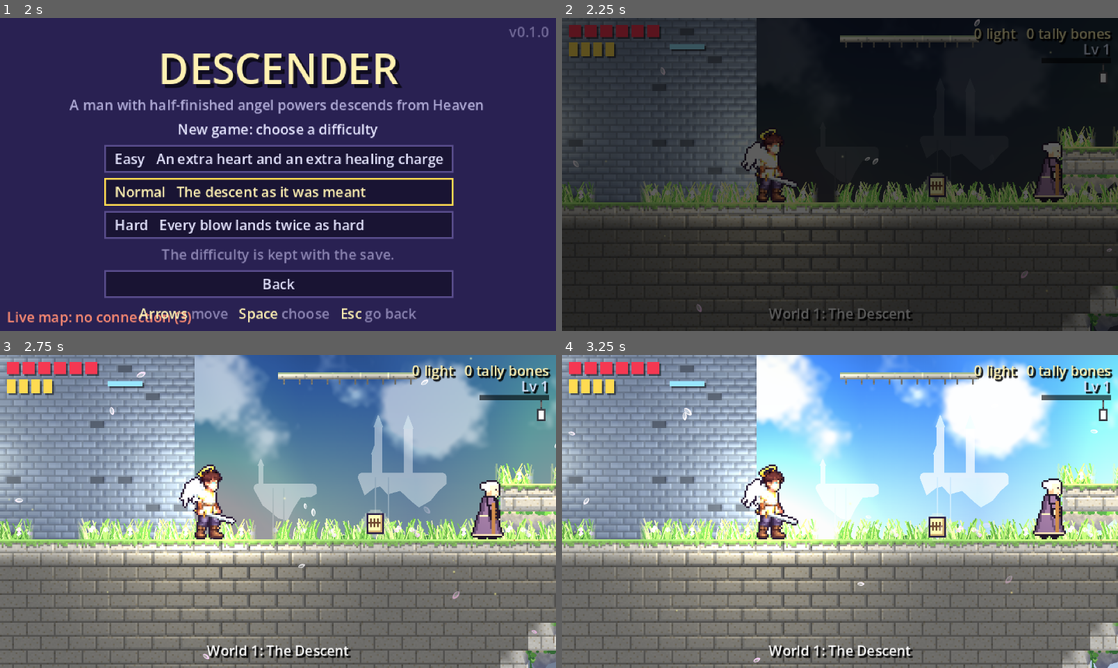
Above: before the commit, frames 1-4 (two rows, left to right).
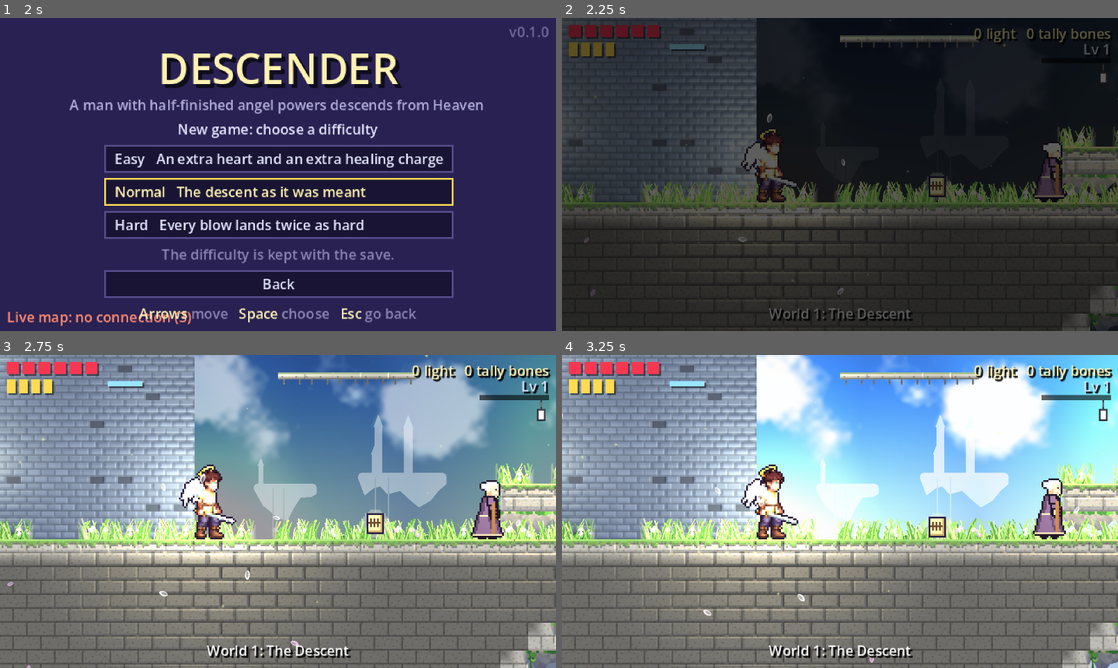
Above: after the commit, the same moments.

Repository: IhorBalan/descender-game
Game: Godot game, scene res://scenes/title.tscn
The game is run twice, just before and just after one commit, with the same random seed, the same clock (stepped at 60 frames per second) and the same inputs.
Inputs (mouse positions are in pixels of both pictures, inside the frame that each line leads up to):
- Up to frame 1 (2 s): click "New Game" at 0.5 s; click "1 Empty" at 1.25 s
- Up to frame 2 (2.25 s): click "Easy An extra heart and an ex…" at 2 s
- Up to frame 3 (2.75 s): no input
- Up to frame 4 (3.25 s): tap Enter (ui_accept) at 2.75 s; drag from (840, 646) to (828, 498) at 2.77 s

Frame 1 is identical in both runs. In frame 2, 0.2% of the frame differs, in the area x 2-100%, y 0-95%; in frame 3, 0.4%, in the area x 1-100%, y 0-100%; in frame 4, 0.3%.
Error before the commit: Parse Error: Cannot find member "PROMPT_COLOR" in base "Interactable". (res://scripts/checkpoint.gd:40)

Commit message:
Fix main after the gamepad merge and draw the camp prompts for the device in hand
The checkpoint's camp prompt still read Interactable.PROMPT_COLOR, which
the gamepad change removed, so main failed to compile it. The prompt, the
skill point message and the camp and skill menu hints now use PromptLabel
and Prompts tokens, like the other menus.

Co-Authored-By: Claude Opus 5.5 <noreply@anthropic.com>
Claude-Session: https://claude.ai/code/session_01XTesSokYgo8MQeiCtYCiMP

Diff:
--- a/scenes/checkpoint_menu.tscn
+++ b/scenes/checkpoint_menu.tscn
@@ -1,10 +1,11 @@
-[gd_scene load_steps=6 format=3]
+[gd_scene load_steps=7 format=3]
 
 [ext_resource type="Script" path="res://scripts/ui/checkpoint_menu.gd" id="1_camp"]
 [ext_resource type="Theme" path="res://assets/ui_theme.tres" id="2_theme"]
 [ext_resource type="PackedScene" path="res://scenes/inventory_menu.tscn" id="3_pack"]
 [ext_resource type="PackedScene" path="res://scenes/skill_menu.tscn" id="4_skills"]
 [ext_resource type="PackedScene" path="res://scenes/map_screen.tscn" id="5_map"]
+[ext_resource type="Script" path="res://scripts/ui/prompt_label.gd" id="9_prompt"]
 
 [node name="CheckpointMenu" type="CanvasLayer"]
 process_mode = 3
@@ -115,7 +116,7 @@
 vertical_alignment = 1
 autowrap_mode = 2
 
-[node name="Hint" type="Label" parent="Panel"]
+[node name="Hint" type="RichTextLabel" parent="Panel"]
 layout_mode = 1
 anchors_preset = 12
 anchor_top = 1.0
@@ -124,10 +125,14 @@
 offset_top = -10.0
 offset_bottom = -2.0
 grow_vertical = 0
-theme_override_colors/font_color = Color(0.55, 0.52, 0.7, 1)
-text = "Arrows pick   Space chooses   Esc leaves the camp"
+mouse_filter = 2
+theme_override_colors/default_color = Color(0.55, 0.52, 0.7, 1)
 horizontal_alignment = 1
 vertical_alignment = 1
+bbcode_enabled = true
+scroll_active = false
+script = ExtResource("9_prompt")
+template = "{navigate} pick   {ui_accept} chooses   {ui_cancel} leaves the camp"
 
 [node name="InventoryMenu" parent="Panel" instance=ExtResource("3_pack")]
 layout_mode = 1
--- a/scenes/skill_menu.tscn
+++ b/scenes/skill_menu.tscn
@@ -1,6 +1,7 @@
-[gd_scene load_steps=2 format=3]
+[gd_scene load_steps=3 format=3]
 
 [ext_resource type="Script" path="res://scripts/ui/skill_menu.gd" id="1_skills"]
+[ext_resource type="Script" path="res://scripts/ui/prompt_label.gd" id="9_prompt"]
 
 [node name="SkillMenu" type="Control"]
 layout_mode = 3
@@ -97,7 +98,7 @@
 grow_vertical = 0
 text = "Back"
 
-[node name="Hint" type="Label" parent="."]
+[node name="Hint" type="RichTextLabel" parent="."]
 layout_mode = 1
 anchors_preset = 12
 anchor_top = 1.0
@@ -106,7 +107,11 @@
 offset_top = -10.0
 offset_bottom = -2.0
 grow_vertical = 0
-theme_override_colors/font_color = Color(0.55, 0.52, 0.7, 1)
-text = "Arrows pick   Space spends a point   Esc goes back"
+mouse_filter = 2
+theme_override_colors/default_color = Color(0.55, 0.52, 0.7, 1)
 horizontal_alignment = 1
 vertical_alignment = 1
+bbcode_enabled = true
+scroll_active = false
+script = ExtResource("9_prompt")
+template = "{navigate} pick   {ui_accept} spends a point   {ui_cancel} goes back"
--- a/scripts/checkpoint.gd
+++ b/scripts/checkpoint.gd
@@ -21,7 +21,7 @@
 var active := false
 
 var _player_near := false
-var _prompt: Label
+var _prompt: PromptLabel
 
 @onready var sprite: Sprite2D = $Sprite2D
 
@@ -35,15 +35,15 @@
 	add_to_group("checkpoint")
 	body_entered.connect(_on_body_entered)
 	body_exited.connect(_on_body_exited)
-	_prompt = Label.new()
-	_prompt.add_theme_font_size_override("font_size", Interactable.PROMPT_FONT_SIZE)
-	_prompt.add_theme_color_override("font_color", Interactable.PROMPT_COLOR)
+	_prompt = PromptLabel.new()
+	_prompt.template = "{interact} camp"
+	_prompt.add_theme_font_size_override("normal_font_size", Interactable.PROMPT_FONT_SIZE)
 	_prompt.add_theme_color_override("font_shadow_color", Interactable.PROMPT_SHADOW)
 	_prompt.add_theme_constant_override("shadow_offset_x", 1)
 	_prompt.add_theme_constant_override("shadow_offset_y", 1)
 	_prompt.horizontal_alignment = HORIZONTAL_ALIGNMENT_CENTER
-	_prompt.size = Vector2(60, 10)
-	_prompt.position = PROMPT_OFFSET - Vector2(30, 5)
+	_prompt.size = Vector2(60, 12)
+	_prompt.position = PROMPT_OFFSET - Vector2(30, 6)
 	_prompt.visible = false
 	add_child(_prompt)
 
@@ -64,7 +64,6 @@
 	# does not enter again, and the camp still has to open (main.gd keeps
 	# a dead hero out of it).
 	_player_near = true
-	_prompt.text = "%s  camp" % _interact_key_name()
 	_prompt.visible = true
 	# A dead hero falling past, or a respawn landing on an active
 	# checkpoint, is not a new rest.
@@ -85,12 +84,3 @@
 func set_active(value: bool) -> void:
 	active = value
 	sprite.frame = 1 if active else 0
-
-
-## The key bound to interact, from the Settings autoload; looked up by node
-## because the headless test compiles this script before autoloads exist.
-func _interact_key_name() -> String:
-	var settings := get_node_or_null("/root/Settings")
-	if settings == null:
-		return "E"
-	return settings.key_names(&"interact")
--- a/scripts/main.gd
+++ b/scripts/main.gd
@@ -418,7 +418,7 @@
 		text += "   Game saved"
 	hud.show_message(text, 2.5)
 	if Skills.points_left() > 0:
-		hud.queue_message("A skill point waits: press %s to make camp" % _interact_key(), 3.0)
+		hud.queue_message("A skill point waits: {interact} makes camp", 3.0)
 
 
 ## The hero pressed the talk key at a checkpoint: the camp opens, with the
@@ -456,12 +456,6 @@
 ## A level made: the HUD says so, and that a point waits for a camp.
 func _on_leveled_up(level_reached: int) -> void:
 	hud.show_message("Level %d: a skill point to spend at a checkpoint camp" % level_reached, 3.5)
-
-
-## The key bound to interact, for the messages.
-func _interact_key() -> String:
-	var settings := get_node_or_null("/root/Settings")
-	return "E" if settings == null else str(settings.key_names(&"interact"))
 
 
 ## The power-ups come back with the enemies.
--- a/scripts/ui/checkpoint_menu.gd
+++ b/scripts/ui/checkpoint_menu.gd
@@ -6,7 +6,7 @@
 ## what he carries), the skills (spend the points his levels gave) and
 ## fast travel on the left; save and leave on the right. A line under the
 ## heading says which checkpoint this is and the level, and a line above
-## the hint describes the picked button. Esc leaves. main.gd opens it
+## the hint describes the picked button. Cancel leaves. main.gd opens it
 ## and it closes itself.
 ##
 ## Fast travel opens the map page on the checkpoints the hero has rested
@@ -49,7 +49,7 @@
 @onready var save_button: Button = $Panel/Menu/Right/Save
 @onready var leave_button: Button = $Panel/Menu/Right/Leave
 @onready var description: Label = $Panel/Description
-@onready var hint: Label = $Panel/Hint
+@onready var hint: PromptLabel = $Panel/Hint
 @onready var inventory_menu: InventoryMenu = $Panel/InventoryMenu
 @onready var skill_menu: SkillMenu = $Panel/SkillMenu
 @onready var map_screen: MapScreen = $Panel/MapScreen
